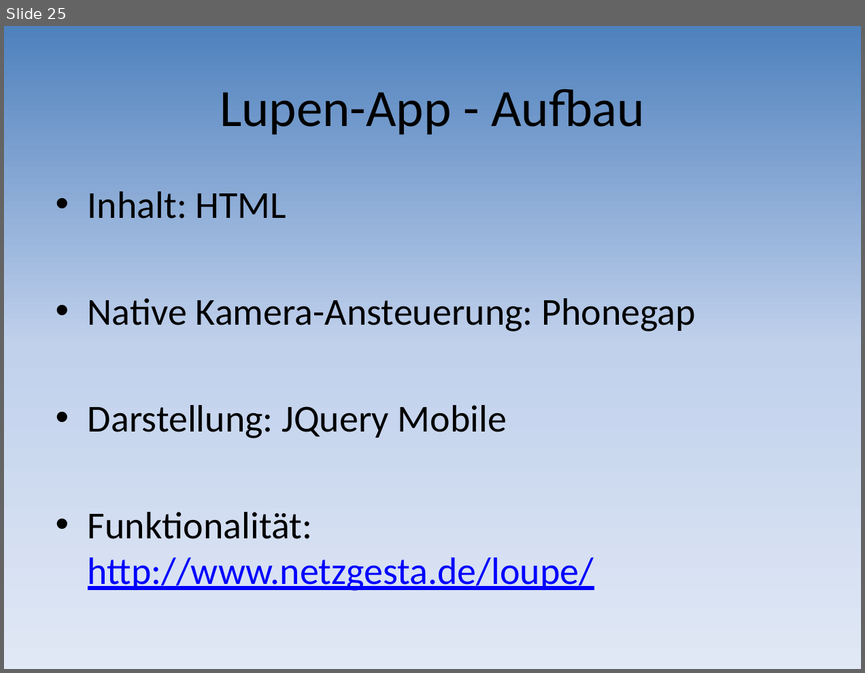
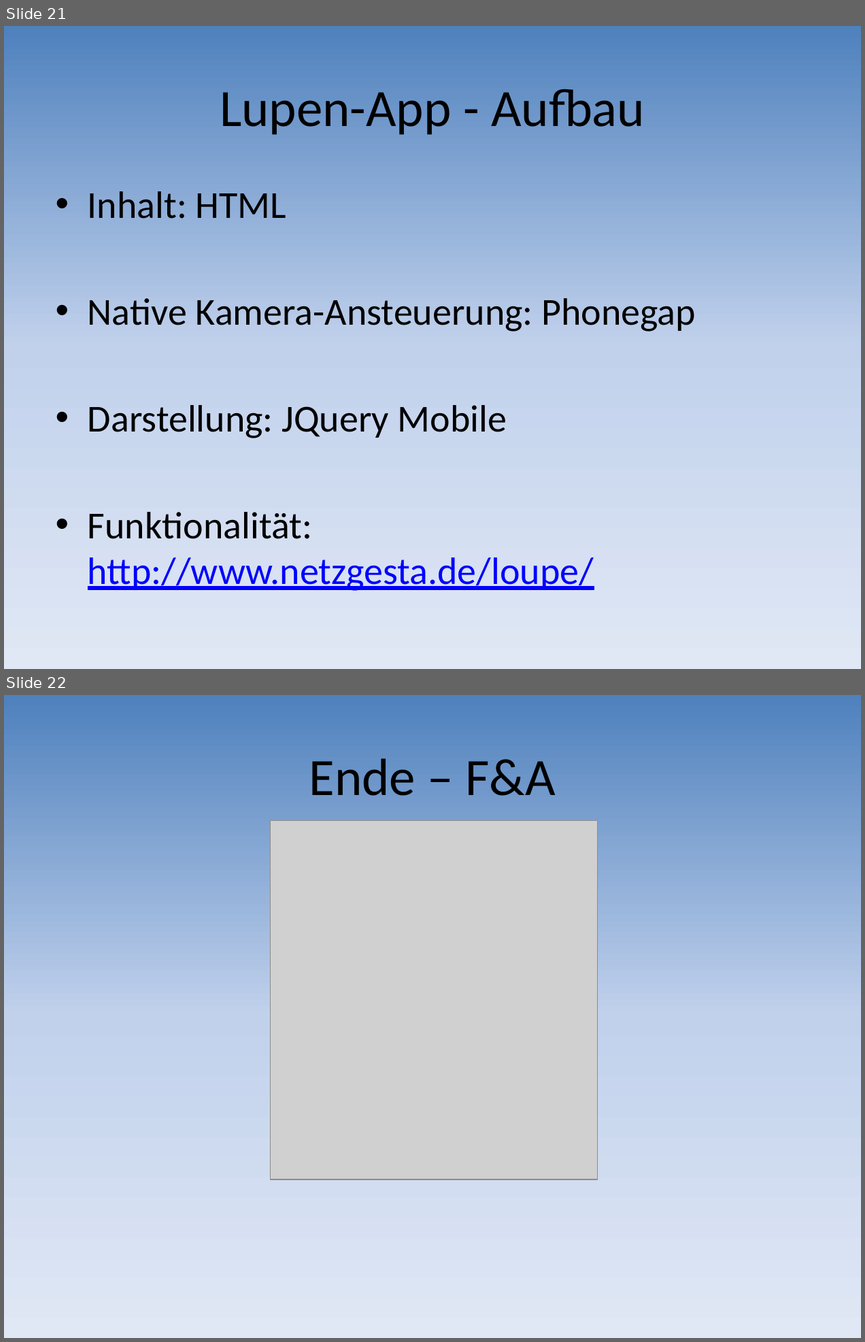
Before and after one commit to mtwords/hand-held, a slide deck: Documents/10_Frameworks_Presentation.pptx. Shown one above the other, each under a label of ours: slide 25 before the commit, slides 21 and 22 after it. The pictures are 865x673 and 865x1342 pixels, drawn with LibreOffice and Linux fonts; fonts in the diff are those of the drawing; grey boxes stand for pictures. Boxes give left, top, right and bottom in pixels: in the first picture for what was removed or moved away, otherwise in the second. Text is boxed around its words. In the diff, an @@ line names an element or a change of style, - is before the commit and + after.

```diff
--- a/Documents/10_Frameworks_Presentation.pptx
+++ b/Documents/10_Frameworks_Presentation.pptx
@@ slide 22 added at box(4, 695, 861, 1338), background gradient #4F81BD to #C2D1ED to #E1E8F5 @@
@@ title added at box(309, 758, 555, 796), 44 pt, text #000000 @@
+Ende – F&A
@@ picture added at box(271, 821, 598, 1179) @@
@@ what was slide 25 is now slide 21 @@
```
Also in this commit, not shown: 4 slides changed, 1 other slide added, 5 slides removed.
